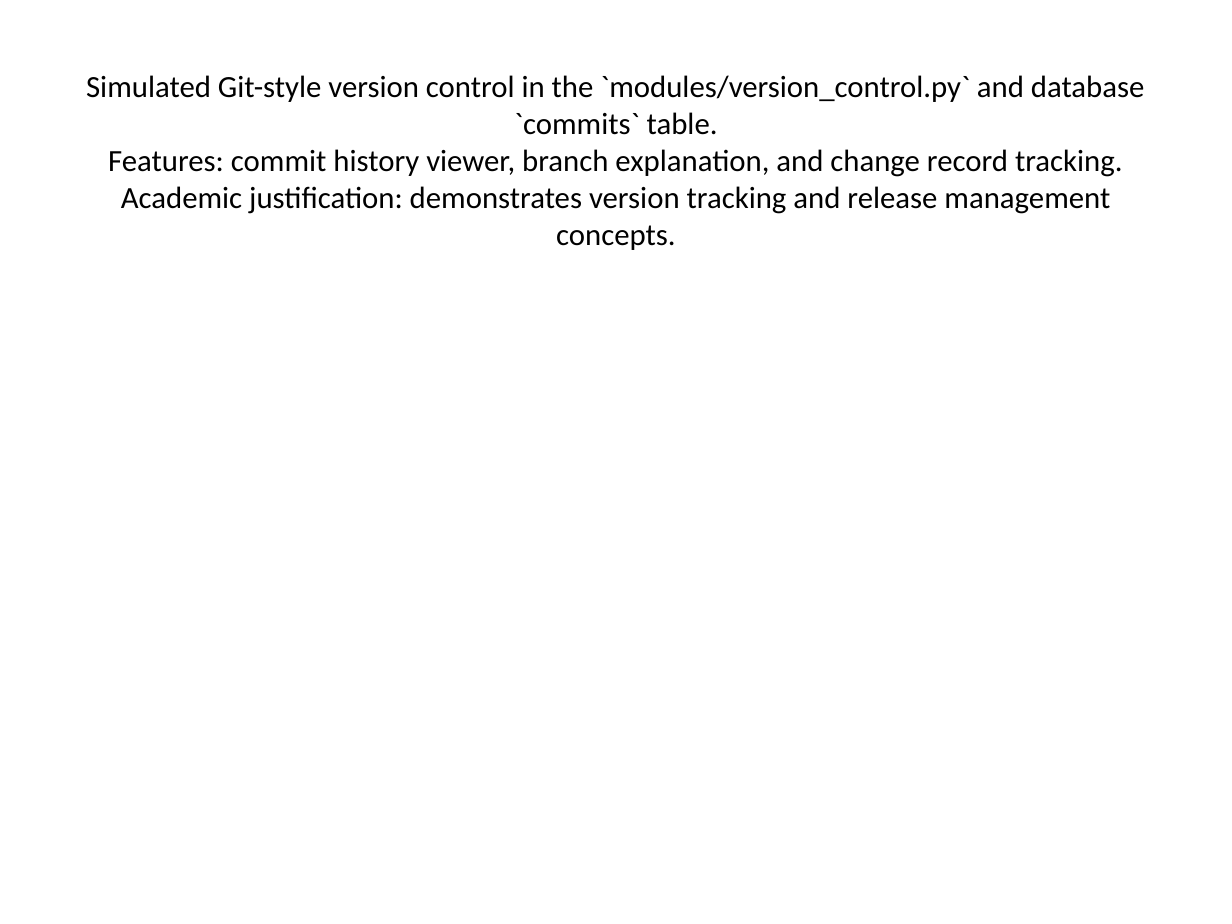
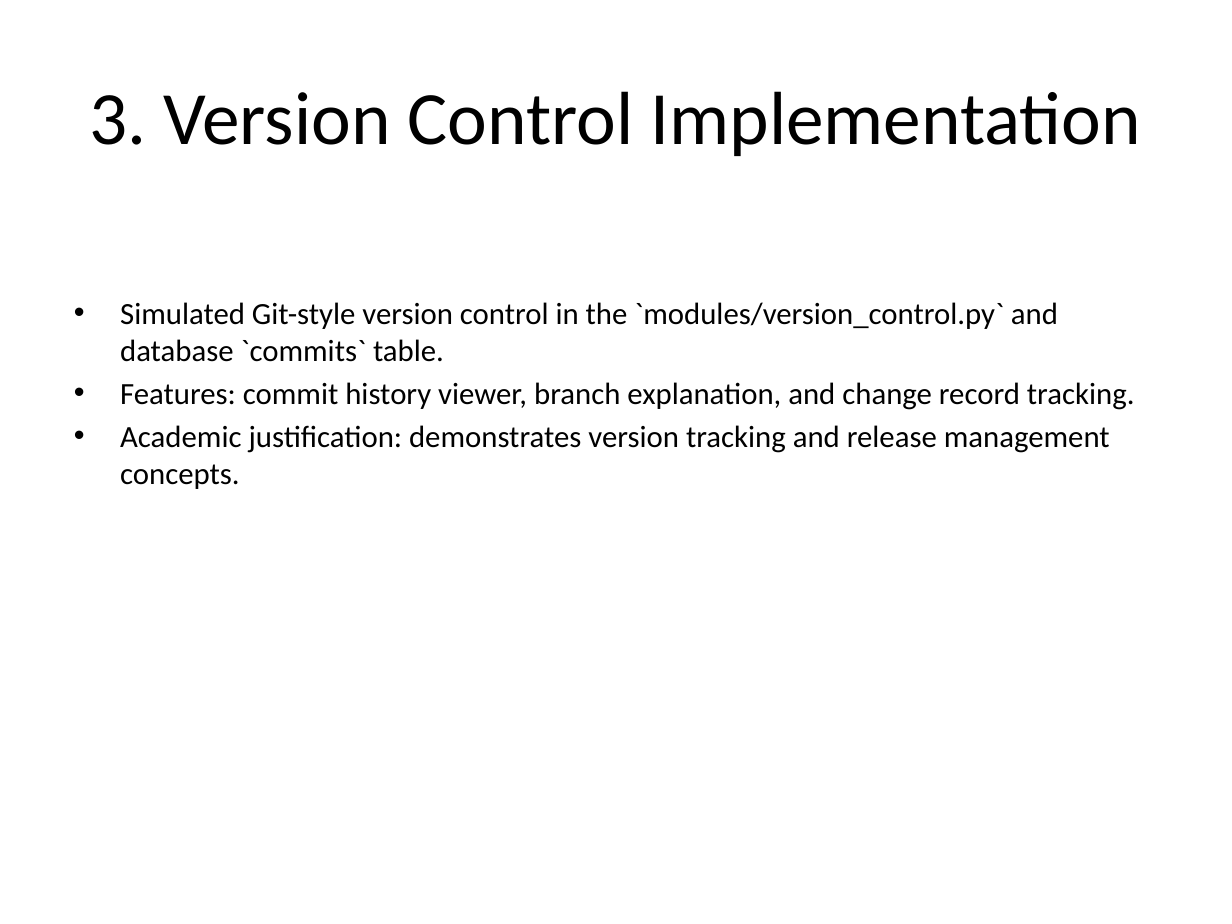
Before and after one commit to zulekhashahbaz926-source/Programming-Practice-Platform, a slide deck: slide 4 of docs/project_presentation.pptx. Drawn at 1232x924 pixels with LibreOffice and Linux fonts; fonts in the diff are those of the drawing. Boxes give left, top, right and bottom in pixels: in the first picture for what was removed or moved away, otherwise in the second. Text is boxed around its words. In the diff, an @@ line names an element or a change of style, - is before the commit and + after.

```diff
--- a/docs/project_presentation.pptx
+++ b/docs/project_presentation.pptx
@@ title at [89,91,1141,156]: text changed; size 18 to 44 pt @@
-Simulated Git-style version control in the `modules/version_control.py` and database `commits` table.
-Features: commit history viewer, branch explanation, and change record tracking.
-Academic justification: demonstrates version tracking and release management concepts.
+3. Version Control Implementation
@@ text added at [120,302,1135,489], 18 pt, text #000000 @@
+• Simulated Git-style version control in the `modules/version_control.py` and database `commits` table.
+• Features: commit history viewer, branch explanation, and change record tracking.
+• Academic justification: demonstrates version tracking and release management concepts.
```
Also in this commit, not shown: 9 other slides changed, 1 other file.
